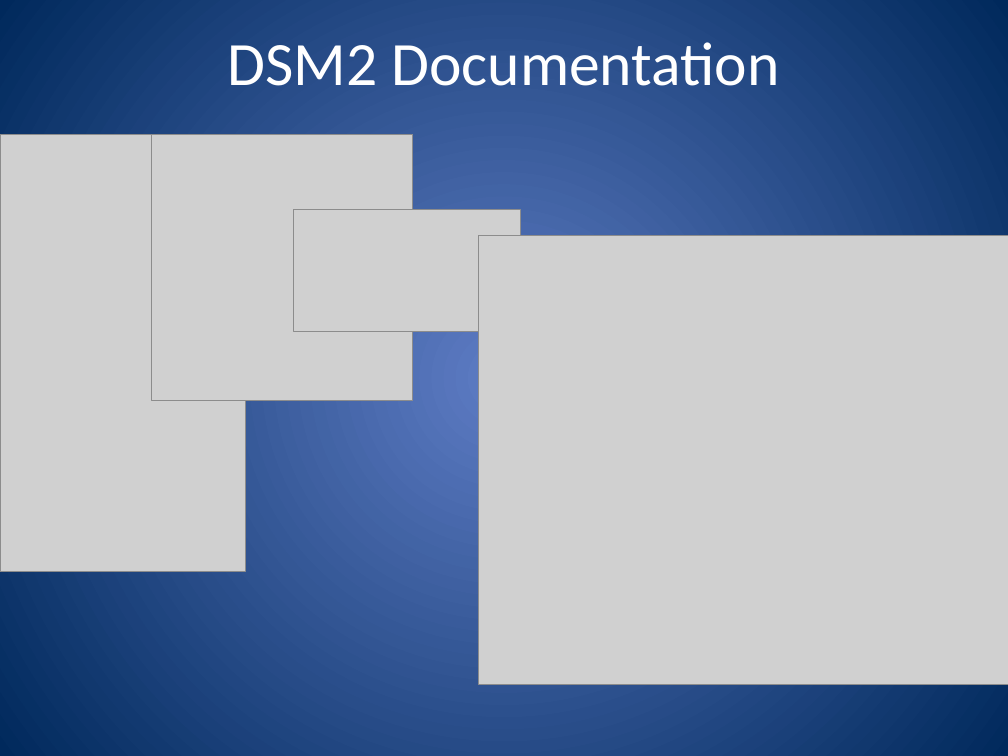
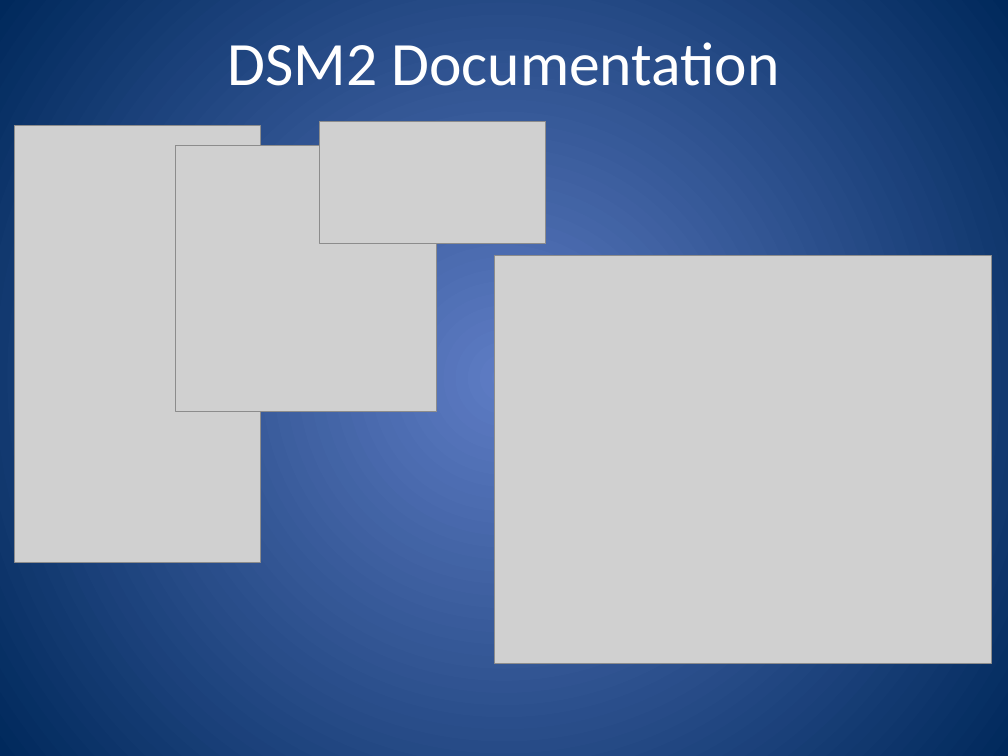
Before and after one commit to CADWRDeltaModeling/dsm2, a slide deck: slide 4 of dsm2/presentations/DSM2 Installation.pptx. Drawn at 1008x756 pixels with LibreOffice and Linux fonts; fonts in the diff are those of the drawing; grey boxes stand for pictures. Boxes give left, top, right and bottom in pixels: in the first picture for what was removed or moved away, otherwise in the second. Text is boxed around its words. In the diff, an @@ line names an element or a change of style, - is before the commit and + after.

```diff
--- a/dsm2/presentations/DSM2 Installation.pptx
+++ b/dsm2/presentations/DSM2 Installation.pptx
@@ picture: place and size @@
-picture at <box>0,135,246,572</box>
+picture at <box>15,126,261,562</box>
@@ picture: place and size @@
-picture at <box>151,134,413,400</box>
+picture at <box>175,145,437,411</box>
@@ picture: place and size @@
-picture at <box>294,210,521,332</box>
+picture at <box>320,122,546,244</box>
@@ picture: place and size @@
-picture at <box>479,235,1008,684</box>
+picture at <box>495,255,992,663</box>
```
Also in this commit, not shown: 3 other slides changed.
